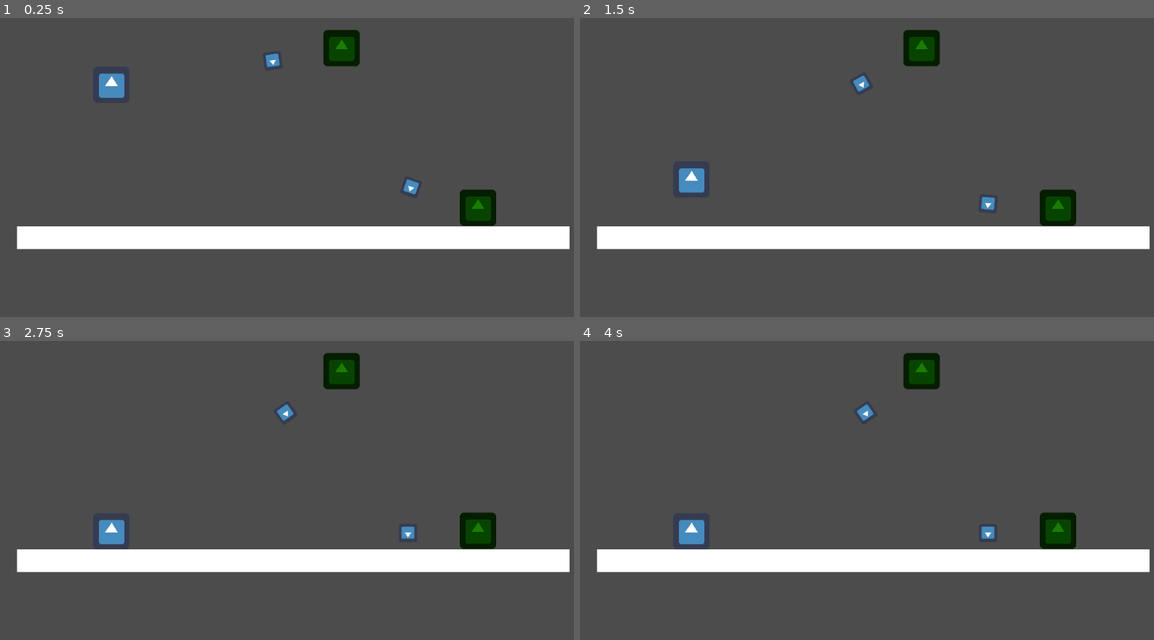
Above: before the commit, frames 1-4 (two rows, left to right).
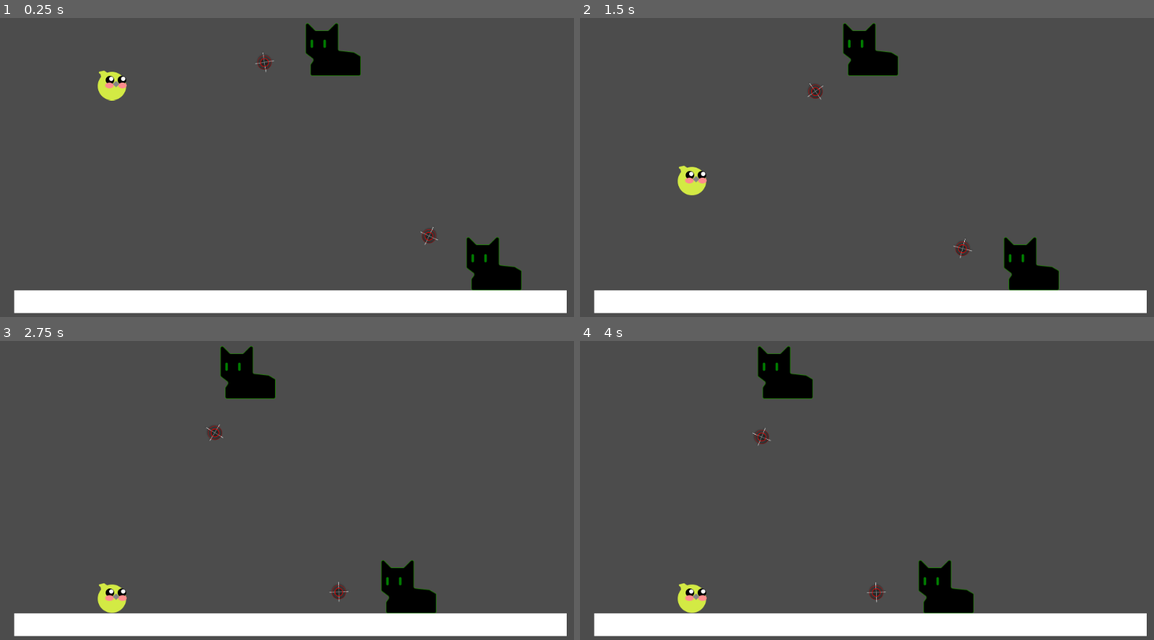
Above: after the commit, the same moments.

Repository: Dorishow/FlappyBirdLike
Game: Godot game, scene res://TestingScene/Testing.tscn
Same seed, same stepped clock (60 frames per second), same inputs: the game is played once before the commit and once after it. The project has no main scene, so this scene is started directly. The engine's default icon, where the game draws it, is replaced by a stand-in: a white triangle on a blue panel in a dark square.
Inputs:
- Up to frame 1 (0.25 s): no input
- Up to frame 2 (1.5 s): hold Up (ui_up) from 0.53 s (still down)
- Up to frame 3 (2.75 s): release Up (ui_up) at 2.03 s
- Up to frame 4 (4 s): hold Up (ui_up) from 2.78 s (still down)

The runs differ from the first frame. In frame 1, 19% of the frame differs, in the area x 2-100%, y 1-99%; in frame 2, 19%; in frame 3, 20%; in frame 4, 20%.

Commit message:
fix: Add Area2D to the cat enemy

Diff:
--- a/TestingScene/Testing.tscn
+++ b/TestingScene/Testing.tscn
@@ -10,8 +10,10 @@
 
 func _physics_process(delta):
 	var birdPosition = $Bird.global_position
-	$Cat/TargetCursor.updateTarget(birdPosition)
-	$Cat2/TargetCursor.updateTarget(birdPosition)
+	if($Cat/TargetCursor):
+		$Cat/TargetCursor.updateTarget(birdPosition)
+	if($Cat2/TargetCursor):
+		$Cat2/TargetCursor.updateTarget(birdPosition)
 "
 
 [node name="TestingScene" type="Node2D"]
@@ -23,9 +25,10 @@
 position = Vector2( 316, 139 )
 
 [node name="Ground" parent="." instance=ExtResource( 2 )]
+position = Vector2( 25, 553 )
 
 [node name="Cat" parent="." instance=ExtResource( 3 )]
-position = Vector2( 841, 407 )
+position = Vector2( 884, 504 )
 
 [node name="Cat2" parent="." instance=ExtResource( 3 )]
 position = Vector2( 601, 125 )
--- a/bird/Bird.tscn
+++ b/bird/Bird.tscn
@@ -1,10 +1,10 @@
 [gd_scene load_steps=4 format=2]
 
-[ext_resource path="res://icon.png" type="Texture" id=1]
+[ext_resource path="res://bird/assets/head.png" type="Texture" id=1]
 [ext_resource path="res://bird/Bird.gd" type="Script" id=2]
 
 [sub_resource type="CircleShape2D" id=1]
-radius = 32.0624
+radius = 26.0192
 
 [node name="Bird" type="KinematicBody2D"]
 position = Vector2( 196, 160 )
@@ -14,4 +14,5 @@
 texture = ExtResource( 1 )
 
 [node name="CollisionShape2D" type="CollisionShape2D" parent="."]
+position = Vector2( 1, 2 )
 shape = SubResource( 1 )
--- a/enemies/cat/Cat.gd
+++ b/enemies/cat/Cat.gd
@@ -1,8 +1,10 @@
 extends KinematicBody2D
 
-func _ready():
+func _physics_process(delta):
+	autodeleteWhenIsNotVisible()
+	move_and_collide(Vector2(-1,0))
 	pass
 
-func _physics_process(delta):
-
-	pass
+func autodeleteWhenIsNotVisible():
+	if(position.x < -100):
+		queue_free()
--- a/enemies/cat/Cat.tscn
+++ b/enemies/cat/Cat.tscn
@@ -1,11 +1,12 @@
-[gd_scene load_steps=6 format=2]
+[gd_scene load_steps=7 format=2]
 
-[ext_resource path="res://icon.png" type="Texture" id=1]
+[ext_resource path="res://enemies/cat/assets/cat.png" type="Texture" id=1]
 [ext_resource path="res://enemies/cat/Cat.gd" type="Script" id=2]
 [ext_resource path="res://enemies/cat/TargetCursor.gd" type="Script" id=3]
+[ext_resource path="res://enemies/cat/assets/target.png" type="Texture" id=4]
 
-[sub_resource type="CircleShape2D" id=1]
-radius = 30.4138
+[sub_resource type="RectangleShape2D" id=3]
+extents = Vector2( 48.5, 46.5 )
 
 [sub_resource type="CircleShape2D" id=2]
 radius = 126.099
@@ -19,10 +20,8 @@
 texture = ExtResource( 1 )
 
 [node name="Collision" type="CollisionShape2D" parent="."]
-shape = SubResource( 1 )
-
-[node name="ObservableRange" type="CollisionShape2D" parent="."]
-shape = SubResource( 2 )
+position = Vector2( 0.5, 1.5 )
+shape = SubResource( 3 )
 
 [node name="TargetCursor" type="Node2D" parent="."]
 script = ExtResource( 3 )
@@ -30,4 +29,9 @@
 [node name="Sprite" type="Sprite" parent="TargetCursor"]
 position = Vector2( 123, -4 )
 scale = Vector2( 0.5, 0.5 )
-texture = ExtResource( 1 )
+texture = ExtResource( 4 )
+
+[node name="Area2D" type="Area2D" parent="."]
+
+[node name="ObservableRange" type="CollisionShape2D" parent="Area2D"]
+shape = SubResource( 2 )
Binary file added: bird/assets/head.png
Not shown, added: bird/assets/head.png.import
Binary file added: enemies/cat/assets/cat.png
Not shown, added: enemies/cat/assets/cat.png.import
Binary file added: enemies/cat/assets/target.png
Not shown, added: enemies/cat/assets/target.png.import
